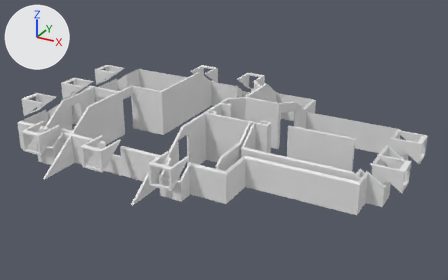
Renders of the glTF model na-project-portal/26-Projects/RB05__WestFarm/30__TrueVision__AppContent/DesignPhase01__ConceptDesign__Scheme-02/RB05__Storey__SecondFloor__ProposedWalls__MeshModel__.glb from each side of a commit.
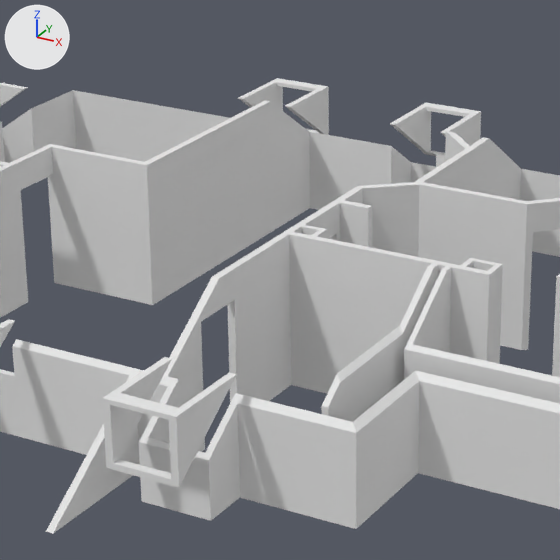
Old and new are each drawn whole from a 50 mm camera at (31.28, -4.15, 20.7) aimed at (16.51, 22.7, 7.27) and again close up on the part from 26% to 65% of the width and 15% to 76% of the height. The lights are fixed; the arrows at upper left show +X, +Y and +Z. The older version's two pictures come first. Vertices at exactly the same position are counted once.

In view in the first close-up: '21__ProposedBuilding__Walls::Default'.
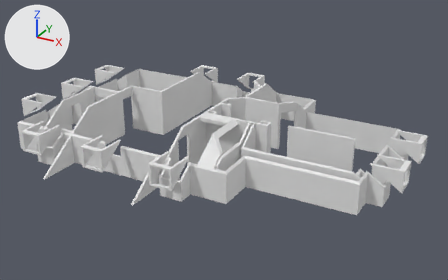
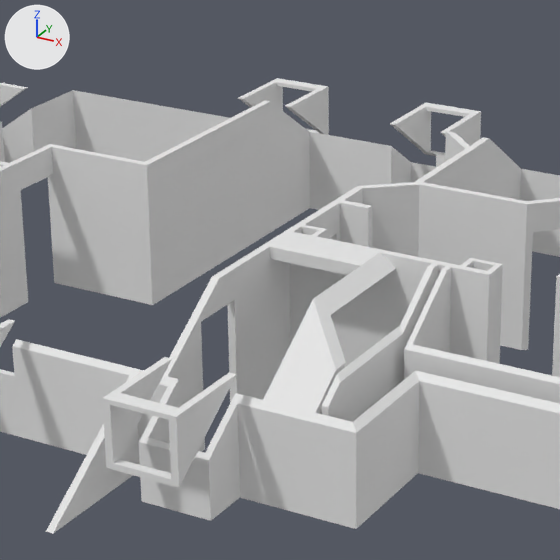
Diff of the bpy script that builds the scene:
```diff
--- a/na-project-portal/26-Projects/RB05__WestFarm/30__TrueVision__AppContent/DesignPhase01__ConceptDesign__Scheme-02/RB05__Storey__SecondFloor__ProposedWalls__MeshModel__.glb.py
+++ b/na-project-portal/26-Projects/RB05__WestFarm/30__TrueVision__AppContent/DesignPhase01__ConceptDesign__Scheme-02/RB05__Storey__SecondFloor__ProposedWalls__MeshModel__.glb.py
@@ me_mesh_0_21__proposedbuilding__walls__default @@
 # used by ob_21__proposedbuilding__walls__default; location = (0.0, 0.0, 0.0)
-me_mesh_0_21__proposedbuilding__walls__default.from_pydata(...)  # 651 vertices, 1285 faces; spans x 5.2..26.5, y 15.4..30.0, z 6.7..9.3
+me_mesh_0_21__proposedbuilding__walls__default.from_pydata(...)  # 669 vertices, 1317 faces; spans x 5.2..26.5, y 15.4..30.0, z 6.7..9.3
+# me_mesh_0_21__proposedbuilding__walls__default part 1: a new loose piece of 18 vertices spanning x 16.3..18.8, y 17.7..21.1, z 8.1..9.3, in mat_default (white #e7e7e7)
 me_mesh_0_21__proposedbuilding__walls__default.materials.append(mat_default)
```

Changed parts and their boxes [x1, y1, x2, y2] in the close-ups (560 x 560 px):
part 1 of me_mesh_0_21__proposedbuilding__walls__default, added
    after: [263, 234, 396, 414]
